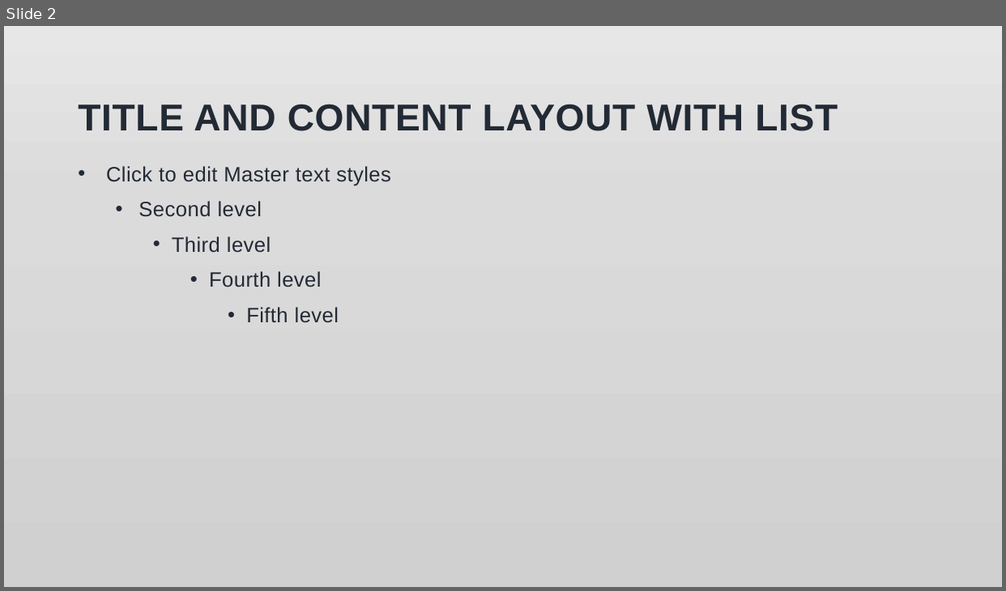
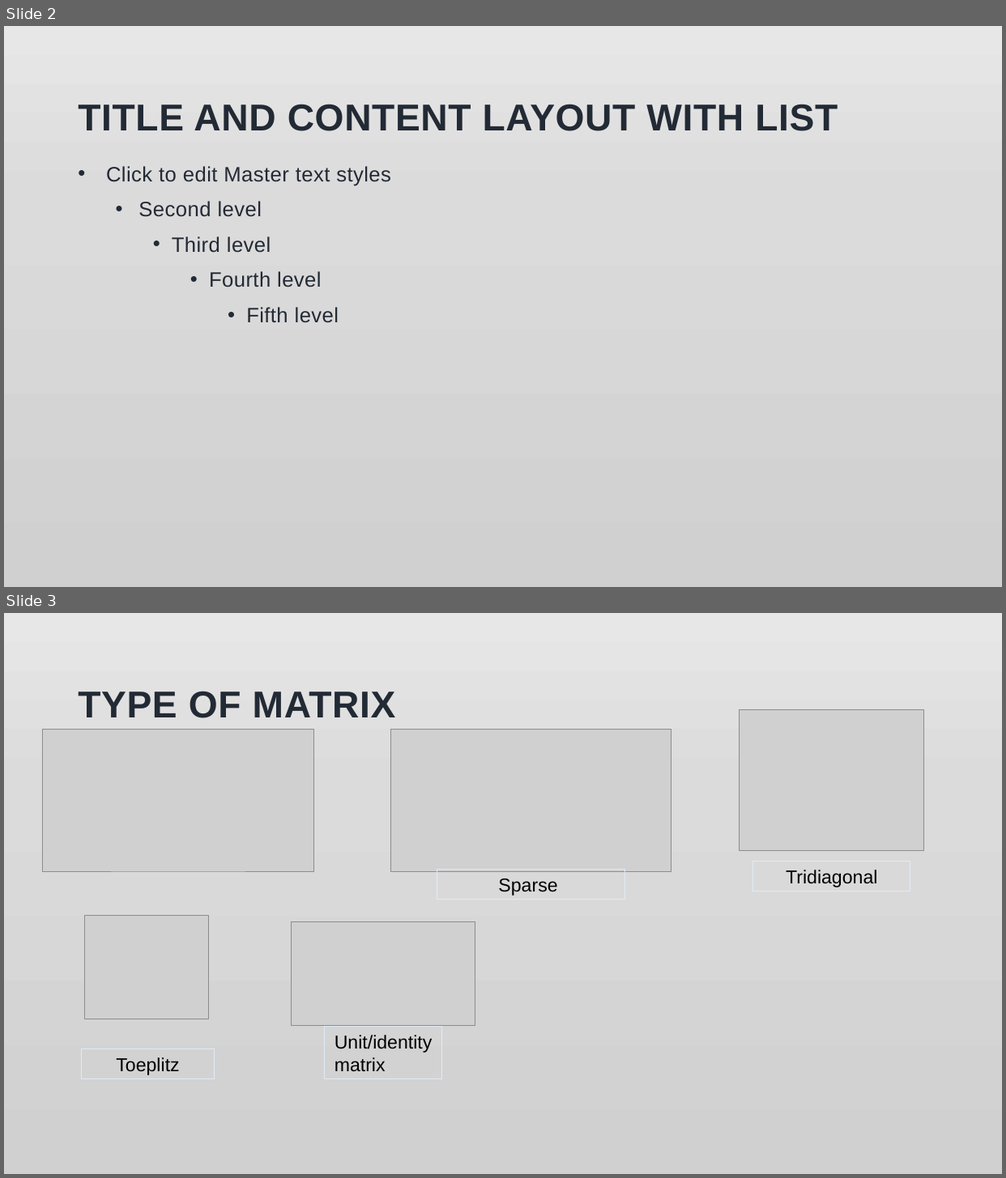
Before and after one commit to drickweed/course, a slide deck: Computational science/one - high level view.pptx. Shown one above the other, each under a label of ours: slide 2 before the commit, slides 2 and 3 after it. The pictures are 1006x591 and 1006x1178 pixels, drawn with LibreOffice and Linux fonts; fonts in the diff are those of the drawing; grey boxes stand for pictures; background and template pictures are left out. Boxes give left, top, right and bottom in pixels: in the first picture for what was removed or moved away, otherwise in the second. Text is boxed around its words. In the diff, an @@ line names an element or a change of style, - is before the commit and + after.

```diff
--- a/Computational science/one - high level view.pptx
+++ b/Computational science/one - high level view.pptx
@@ slide 3 added at bbox=[4, 613, 1002, 1174], background picture (left out) @@
@@ title added at bbox=[78, 691, 396, 718], 36 pt, text #222A35, bold @@
+TYPE OF MATRIX
@@ picture added at bbox=[740, 709, 925, 851] @@
@@ picture added at bbox=[42, 730, 315, 872] @@
@@ picture added at bbox=[391, 730, 671, 872] @@
@@ rectangle added at bbox=[437, 869, 624, 899], outline #DEEBF7 0.75 pt, 18 pt, text #000000 @@
+Sparse
@@ rectangle added at bbox=[753, 862, 910, 892], outline #DEEBF7 0.75 pt, 18 pt, text #000000 @@
+Tridiagonal
@@ picture added at bbox=[85, 916, 208, 1020] @@
@@ picture added at bbox=[292, 922, 475, 1025] @@
@@ rectangle added at bbox=[82, 1050, 215, 1080], outline #DEEBF7 0.75 pt, 18 pt, text #000000 @@
+Toeplitz
@@ rectangle added at bbox=[325, 1026, 442, 1080], outline #DEEBF7 0.75 pt, 18 pt, text #000000 @@
+Unit/identity matrix
```
Also in this commit, not shown: 1 slide changed, 2 other slides added, 3 slides removed, 27 other files.
